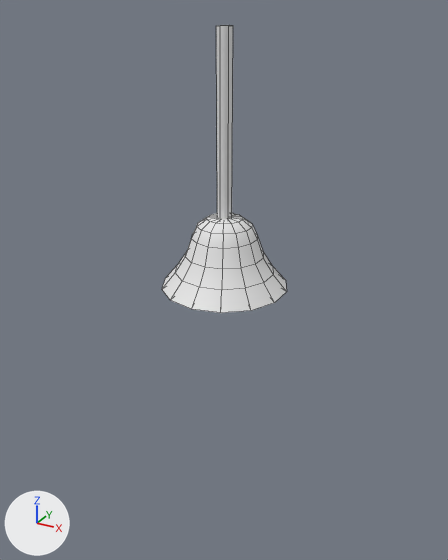
One commit to the FBX model WUAH/Assets/Models/Light_A1_01_Msh.fbx: the scene before it, then after it.
One viewpoint serves both versions: a 50 mm camera at (2.69, -4.9, 0.28) aimed at (0.04, -0.08, -2.14). Every picture has the same lights, and +X, +Y and +Z are marked at lower left. Mesh edges are drawn as thin lines. Where no turn or scale is listed for an object, it has been applied to the vertices.

Objects in the first picture: 'Light_A1_01'.
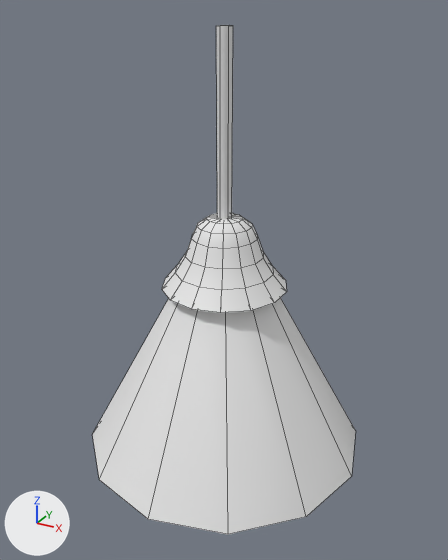
Location of each change, (x1, y1, x2, y2) in pixels of the pictures (448 x 560 px):
'Light_A1_01', reshaped (110% wider, 76% taller): before (162, 25, 287, 313); after (92, 25, 356, 534)
part 1 of me_cylinder_002, added: after (92, 298, 356, 534)

Patch to the scene script:
```diff
--- a/WUAH/Assets/Models/Light_A1_01_Msh.fbx.py
+++ b/WUAH/Assets/Models/Light_A1_01_Msh.fbx.py
@@ mat_lightbeam_mat @@
+mat_lightbeam_mat = principled_material('LightBeam_Mat')
+mat_lightbeam_mat.base_color = (0.8, 0.8, 0.8)  # white #e7e7e7
+mat_lightbeam_mat.roughness = 0.553
@@ me_cylinder_002 @@
 # used by ob_light_a1_01; location = (0.0, 0.0, 0.0)
-me_cylinder_002.from_pydata(...)  # 181 vertices, 182 faces; spans x -0.6..0.6, y -0.62..0.62, z -2.29..0.14
+me_cylinder_002.from_pydata(...)  # 229 vertices, 218 faces; spans x -1.45..1.45, y -1.45..1.45, z -4.0..0.14
+# me_cylinder_002 part 1: a new loose piece of 48 vertices spanning x -1.45..1.45, y -1.45..1.45, z -4.0..-1.88, in mat_lightbeam_mat (white #e7e7e7)
 me_cylinder_002.materials.append(mat_propatlas_a1)
+me_cylinder_002.materials.append(mat_lightbeam_mat)  # white #e7e7e7
```
